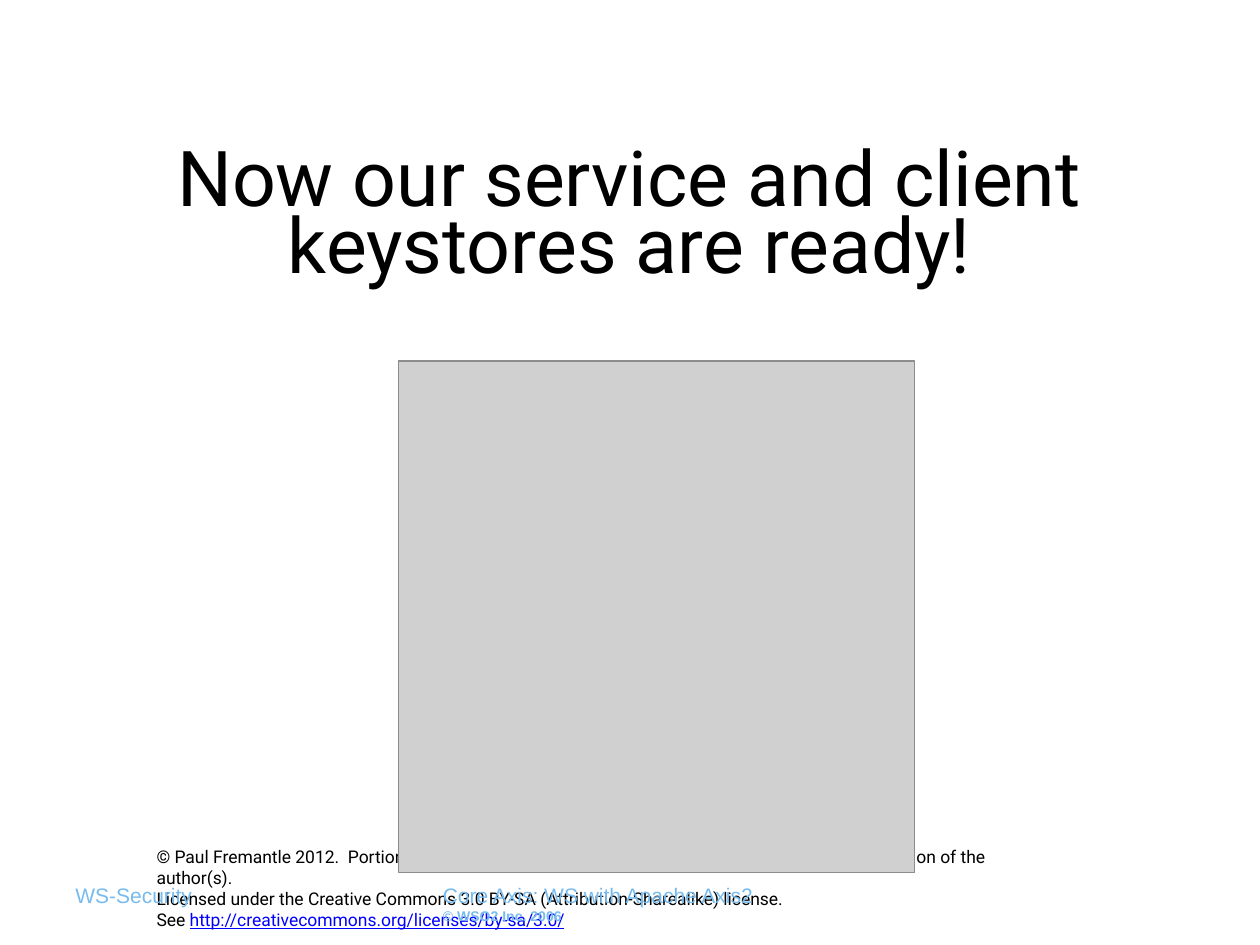
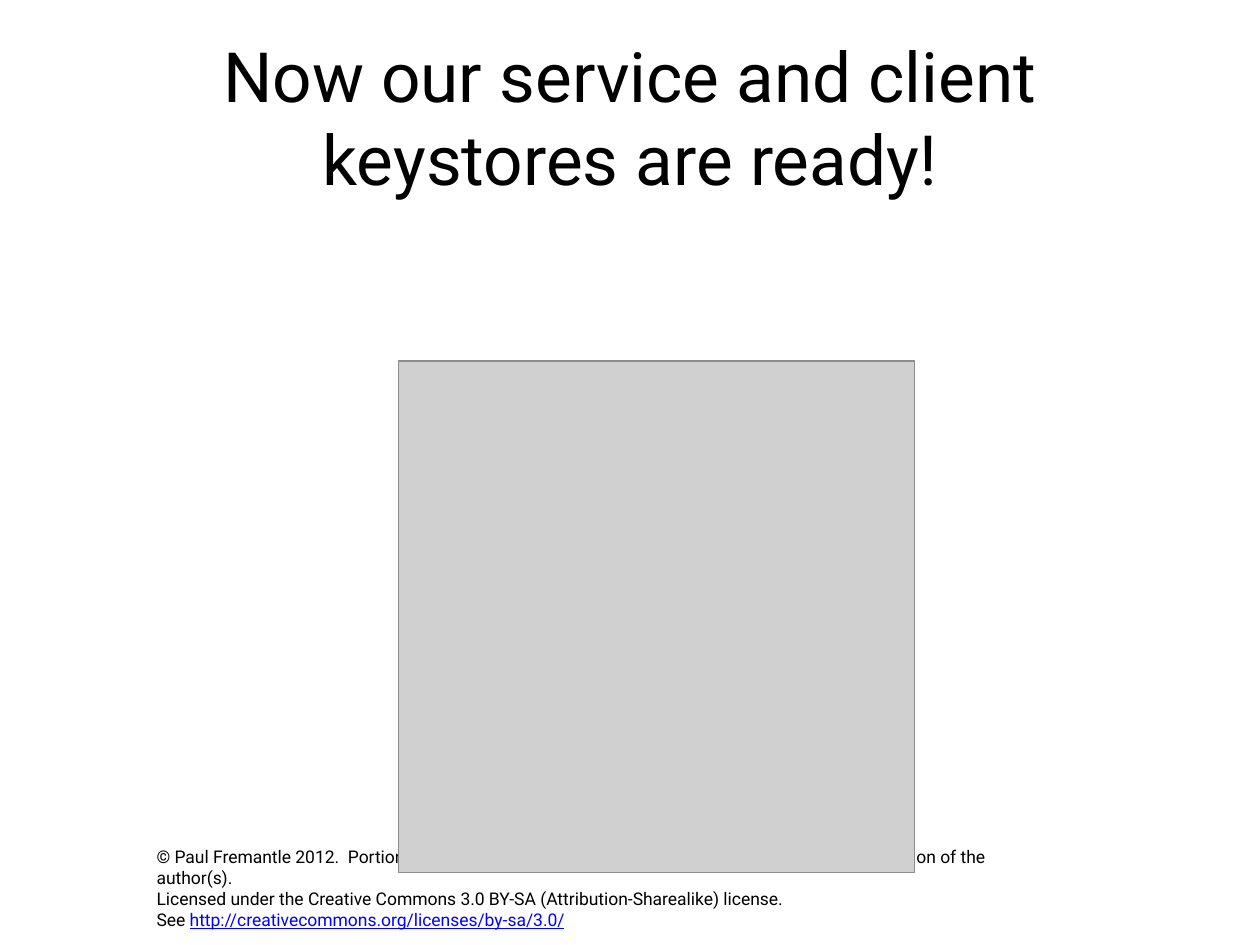
Before and after one commit to pzfreo/ox-soa-old, a slide deck: slide 12 of presentations/09a-Key Management.pptx. Drawn at 1260x945 pixels with LibreOffice and Linux fonts; fonts in the diff are those of the drawing; grey boxes stand for pictures; background and template pictures are left out. Boxes give left, top, right and bottom in pixels: in the first picture for what was removed or moved away, otherwise in the second. Text is boxed around its words. In the diff, an @@ line names an element or a change of style, - is before the commit and + after.

```diff
--- a/presentations/09a-Key Management.pptx
+++ b/presentations/09a-Key Management.pptx
@@ title "Now our service and client ...": place and size @@
-title "Now our service and client ..." at [177,148,1081,290]
+title "Now our service and client ..." at [223,50,1037,200]
@@ title "Now our service and client ..." at [223,50,1037,200]: size 44 to 39.6 pt; line spacing 0.73 to 1 @@
@@ text removed at [75,888,192,907] @@
-WS-Security
@@ text removed at [443,888,752,925] @@
-Core Axis: WS with Apache Axis2
-© WSO2 Inc. 2006
```
Also in this commit, not shown: 10 other slides changed, 6 other files.
